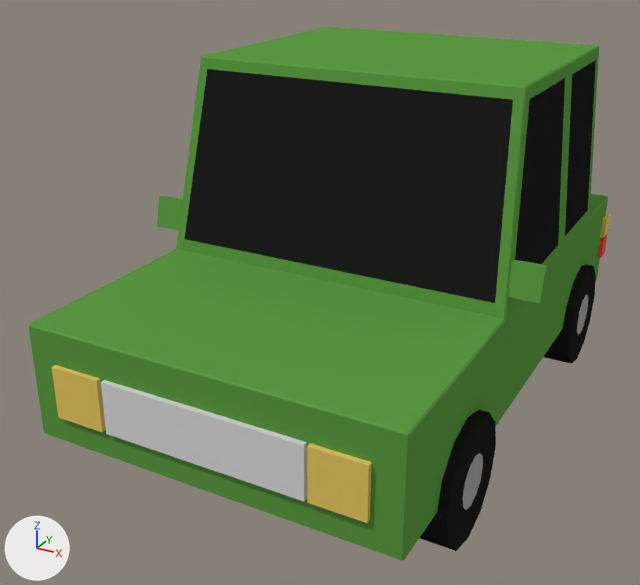
One commit to the Blender file Models/Urban/car.blend: the scene before it, then after it.
Rendered twice from a 50 mm lens placed at (1.52, -3.21, 2.04), pointed at (-0.14, -0.18, 0.52). Every picture has the same lights, and +X, +Y and +Z are marked at lower left.

The first picture shows 'Car1', 'Wheel.BL', 'Wheel.FL'.
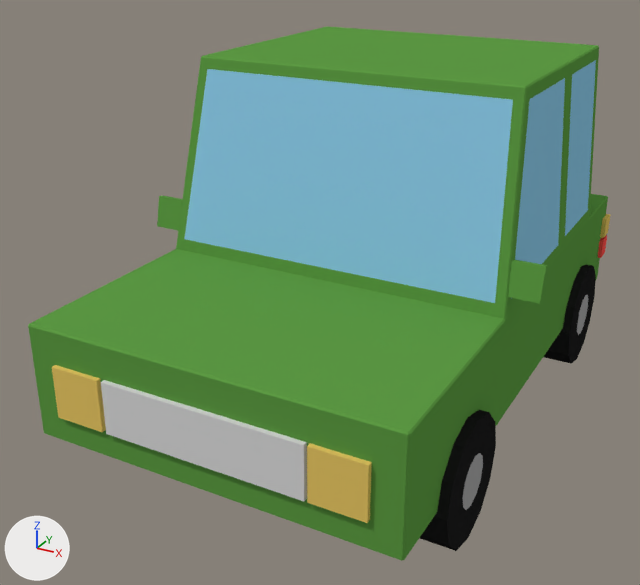
Location of each change, (x1, y1, x2, y2) in pixels of the pictures (640 x 585 px):
part 1 of me_cube_001, recoloured (black to blue)
    both: (184, 60, 596, 303)

Patch to the scene script:
```diff
--- a/Models/Urban/car.blend.py
+++ b/Models/Urban/car.blend.py
@@ mat_window @@
+mat_window = diffuse_material('window')
+mat_window.base_color = (0.26, 0.585, 0.8)  # blue #8bc9e7
@@ me_cube_001 @@
 me_cube_001.from_pydata(...)  # 168 vertices, 149 faces; spans x -0.84..0.84, y -1.27..1.26, z 0.24..1.47
 # used by ob_car1; location = (0.0, 0.0, 0.0)
+# me_cube_001 part 1: all 7 faces that had it switch from mat_black (black #202020) to mat_window (blue #8bc9e7)
 me_cube_001.materials.append(mat_car_color)
```
